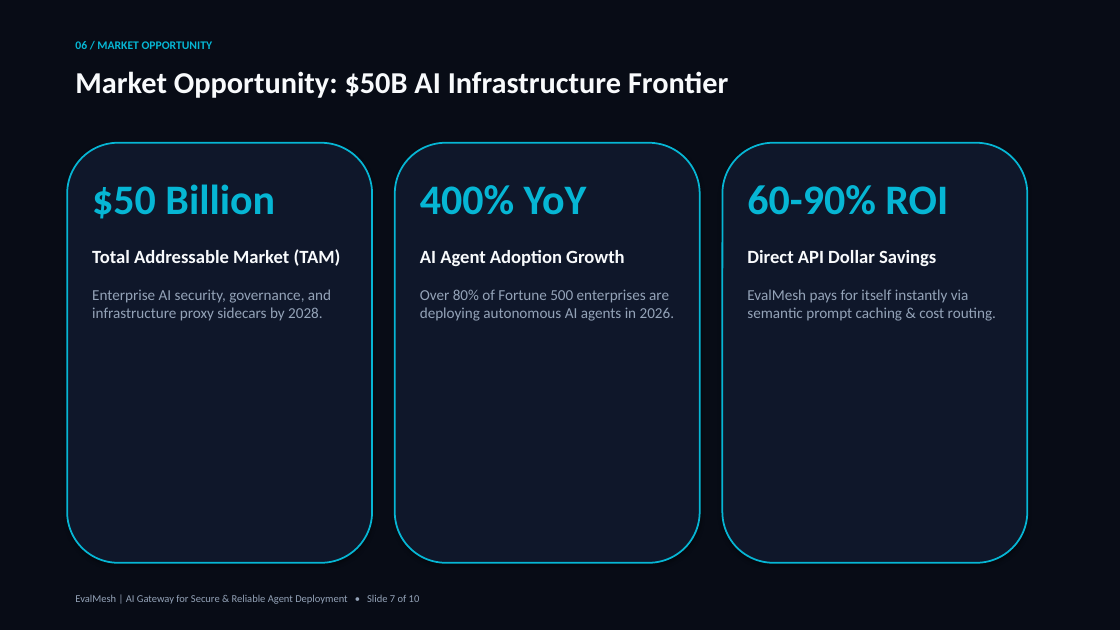
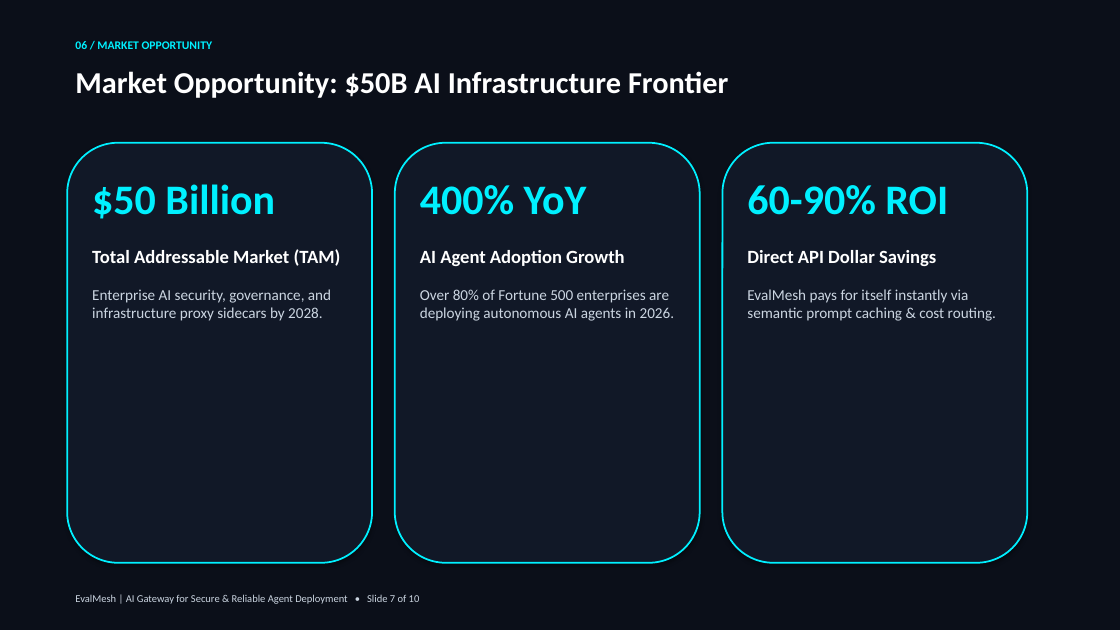
Before and after one commit to deswanth12/EvalMesh, a slide deck: slide 7 of EvalMesh_Investor_Pitch_Deck.pptx. Drawn at 1120x630 pixels with LibreOffice and Linux fonts; fonts in the diff are those of the drawing. Boxes give left, top, right and bottom in pixels: in the first picture for what was removed or moved away, otherwise in the second. Text is boxed around its words. In the diff, an @@ line names an element or a change of style, - is before the commit and + after.

Commit message:
Enforce high-contrast text styling across all slides for system dark theme compatibility

```diff
--- a/EvalMesh_Investor_Pitch_Deck.pptx
+++ b/EvalMesh_Investor_Pitch_Deck.pptx
@@ background #080C16 to #0B0F19 @@
@@ text "06 / MARKET OPPORTUNITY" at (75,41,212,49): text colour #06B6D4 to #00F0FF @@
@@ fill #0F172A to #111827; outline #06B6D4 1.5 pt to #00F0FF 1.5 pt in 3 elements at (67,143,372,563), (395,143,700,563), (723,143,1028,563) @@
@@ text "$50 Billion" at (92,184,341,321): text colour #06B6D4 to #00F0FF in "$50 Billion"; text colour #F8FAFC to #FFFFFF in "Total Addressable Market (TAM)"; text colour #94A3B8 to #CBD5E1 in "Enterprise AI security, governance, and infrastructure proxy ..." @@
@@ text "400% YoY" at (420,185,675,321): text colour #06B6D4 to #00F0FF in "400% YoY"; text colour #F8FAFC to #FFFFFF in "AI Agent Adoption Growth"; text colour #94A3B8 to #CBD5E1 in "Over 80% of Fortune 500 enterprises are ..." @@
@@ text "60-90% ROI" at (747,185,996,321): text colour #06B6D4 to #00F0FF in "60-90% ROI"; text colour #F8FAFC to #FFFFFF in "Direct API Dollar Savings"; text colour #94A3B8 to #CBD5E1 in "EvalMesh pays for itself instantly via semantic ..." @@
@@ text "EvalMesh | AI Gateway for ..." at (75,594,420,604): text colour #94A3B8 to #CBD5E1 @@
```
Also in this commit, not shown: 9 other slides changed, 1 other file.
